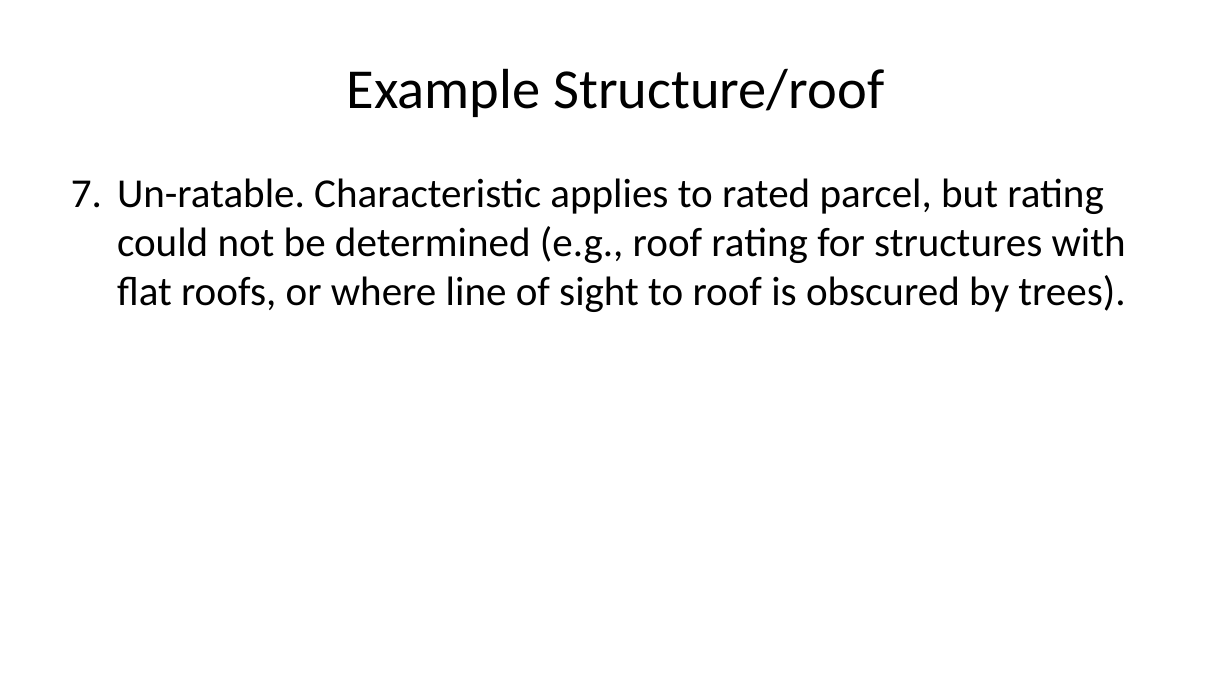
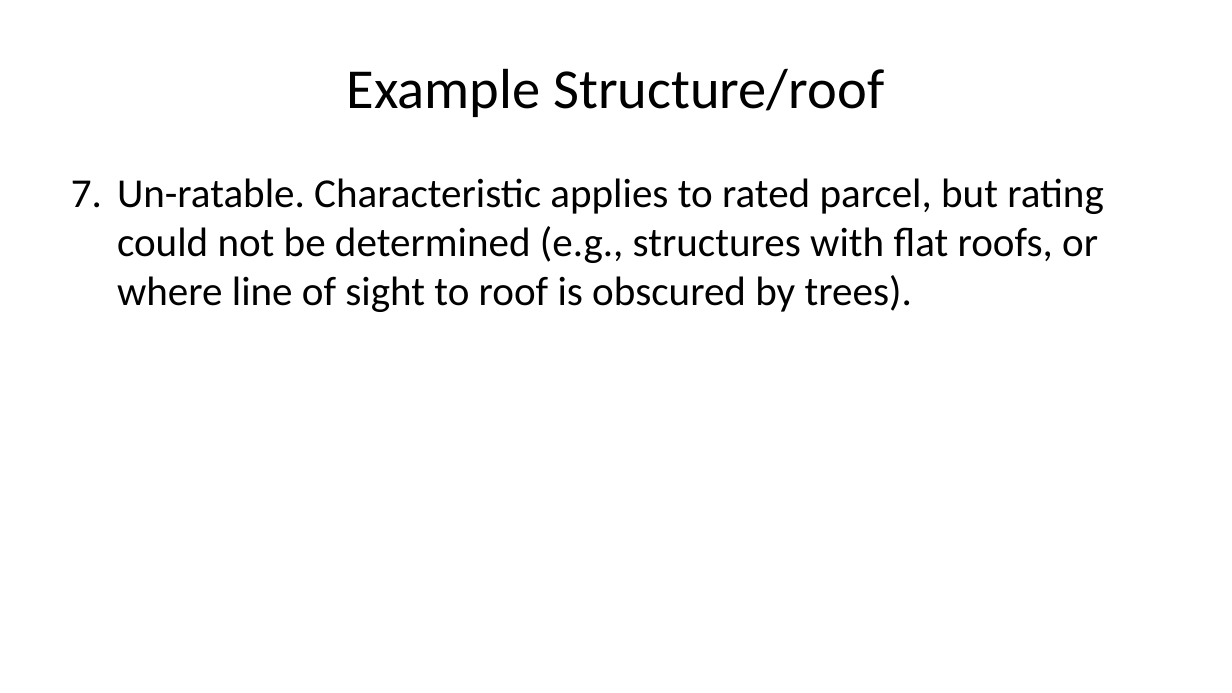
Before and after one commit to pmean/talks, a slide deck: slide 19 of nhcs/seattle-talk.pptx (slide 15 before the commit). Drawn at 1232x693 pixels with LibreOffice and Linux fonts; fonts in the diff are those of the drawing. Boxes give left, top, right and bottom in pixels: in the first picture for what was removed or moved away, otherwise in the second. Text is boxed around its words. In the diff, an @@ line names an element or a change of style, - is before the commit and + after.

```diff
--- a/nhcs/seattle-talk.pptx
+++ b/nhcs/seattle-talk.pptx
@@ text at [117, 178, 1104, 312]: text changed @@
-7. Un-ratable. Characteristic applies to rated parcel, but rating could not be determined (e.g., roof rating for structures with flat roofs, or where line of sight to roof is obscured by trees).
+7. Un-ratable. Characteristic applies to rated parcel, but rating could not be determined (e.g., structures with flat roofs, or where line of sight to roof is obscured by trees).
```
Also in this commit, not shown: 10 other slides changed, 5 slides added, 1 slide removed, 2 other files.
